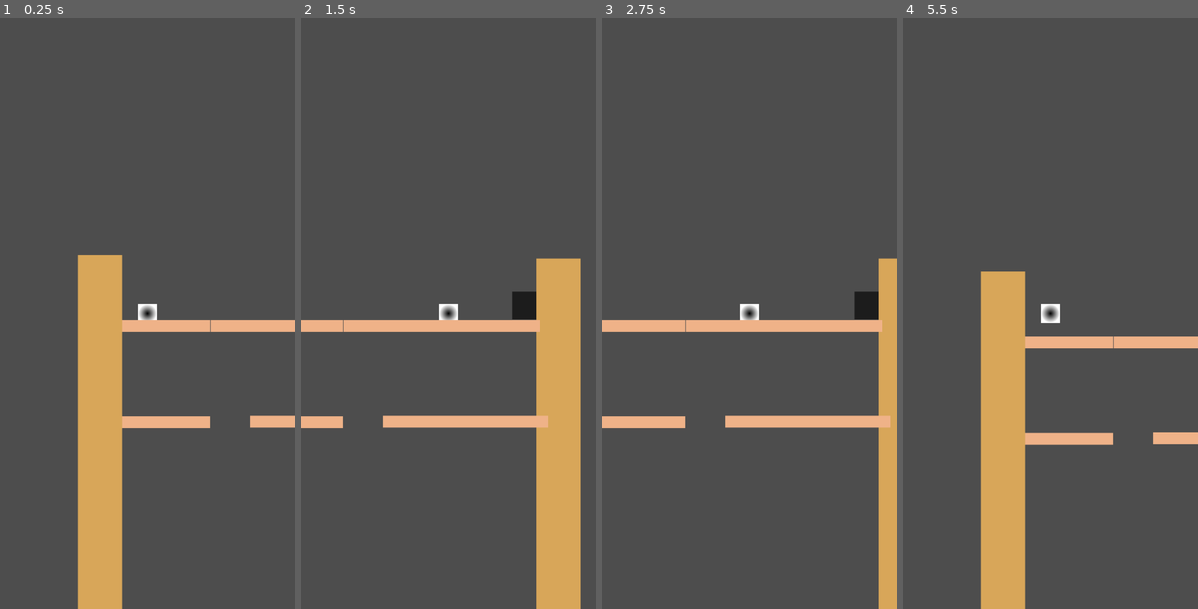
Above: before the commit, frames 1-4 (left to right).
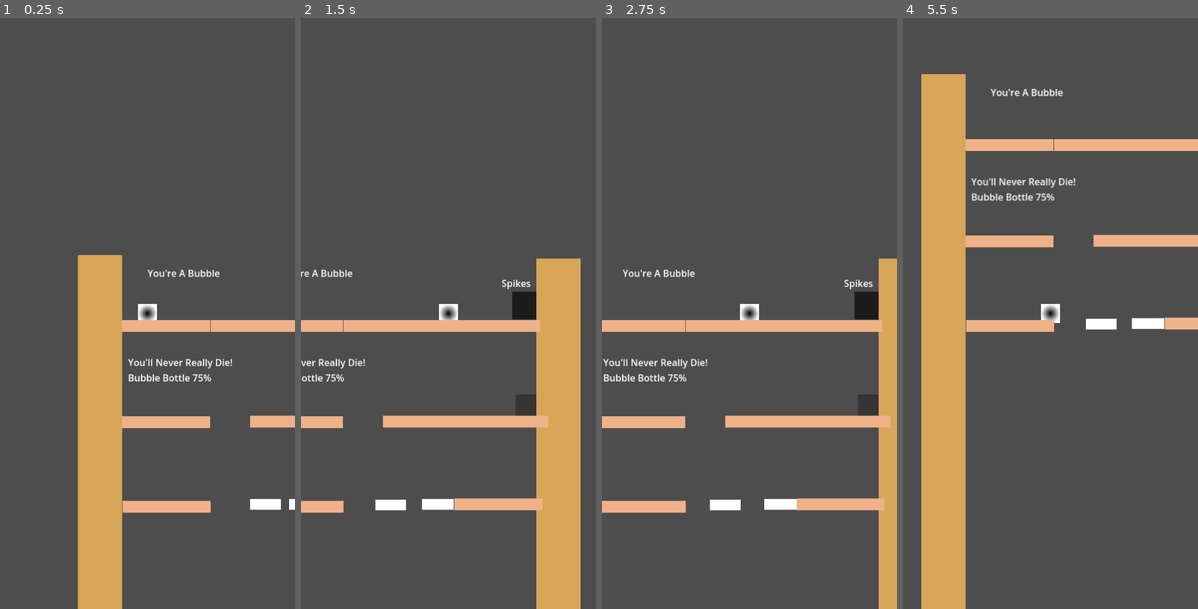
Above: after the commit, the same moments.

Repository: NicklasMiller/bubblegame
Game: Godot game, scene res://level_one_poc.tscn
Same seed, same stepped clock (60 frames per second), same inputs: the game is played once before the commit and once after it. This scene is started directly instead of the project's main scene.
Inputs:
- Up to frame 1 (0.25 s): no input
- Up to frame 2 (1.5 s): tap Enter (ui_accept) at 0.5, 0.77 s; hold Right (ui_right) from 0.53 s (still down)
- Up to frame 3 (2.75 s): tap Enter (ui_accept) at 1.52 s; release Right (ui_right) at 2.03 s; hold Left (ui_left) from 2.03 s (still down)
- Up to frame 4 (5.5 s): release Left (ui_left) at 2.78 s; hold Right (ui_right) 2.78-4.28 s; tap Enter (ui_accept) at 3.02, 3.77, 4.52 s; hold Left (ui_left) 4.28-5.03 s; hold Right (ui_right) from 5.03 s (still down)

The runs differ from the first frame. In frame 1, 1.5% of the frame differs, in the area x 41-100%, y 42-84%; in frame 2, 1.8%; in frame 3, 2.3%; in frame 4, 29%, in the area x 6-100%, y 9-100%.

Commit message:
Added more layers to level one poc

Diff:
--- a/Platforms/moving_platform.tscn
+++ b/Platforms/moving_platform.tscn
@@ -67,6 +67,9 @@
 "RESET": SubResource("Animation_et4fc")
 }
 
+[sub_resource type="RectangleShape2D" id="RectangleShape2D_cisbu"]
+size = Vector2(68, 27)
+
 [node name="MovingPlatform" type="Node2D"]
 
 [node name="LeftHalf" type="StaticBody2D" parent="."]
@@ -99,3 +102,9 @@
 }
 autoplay = "Platform_Move"
 script = ExtResource("1_gg7hv")
+
+[node name="Area2D" type="Area2D" parent="."]
+
+[node name="CollisionShape2D" type="CollisionShape2D" parent="Area2D"]
+position = Vector2(-18, 0.5)
+shape = SubResource("RectangleShape2D_cisbu")
--- /dev/null
+++ b/l_1_2_to_1_3_teleporter.gd
@@ -0,0 +1,20 @@
+extends Area2D
+
+@export var target_teleport_area: NodePath
+
+# Called when the node enters the scene tree for the first time.
+func _ready() -> void:
+	pass # Replace with function body.
+
+
+# Called every frame. 'delta' is the elapsed time since the previous frame.
+func _process(delta: float) -> void:
+	pass
+
+
+func _on_body_entered(body: Node2D) -> void:
+	print("Body Entered:" + body.name)
+	if body.name == "Character":
+		print("Player entered Teleporter")
+		var target_area = get_node(target_teleport_area)
+		body.global_position = target_area.global_position
--- a/level_one_poc.gd
+++ b/level_one_poc.gd
@@ -9,7 +9,3 @@
 # Called every frame. 'delta' is the elapsed time since the previous frame.
 func _process(delta: float) -> void:
 	pass
-
-
-func _on_l_1_1_to_1_2_teleporter_body_entered(body: Node2D) -> void:
-	pass # Replace with function body.
--- a/level_one_poc.tscn
+++ b/level_one_poc.tscn
@@ -6,12 +6,48 @@
 [ext_resource type="PackedScene" uid="uid://btew2ipfh2lw5" path="res://character.tscn" id="3_2pqvw"]
 [ext_resource type="PackedScene" uid="uid://bksihhto2m3hl" path="res://Platforms/platform.tscn" id="4_yanhm"]
 [ext_resource type="Script" path="res://l_1_1_to_1_2_teleporter.gd" id="6_w56lh"]
+[ext_resource type="Script" path="res://l_1_2_to_1_3_teleporter.gd" id="7_1gx2x"]
+[ext_resource type="PackedScene" uid="uid://c3xg24c70t3pv" path="res://Platforms/moving_platform.tscn" id="8_bg16m"]
 
 [sub_resource type="RectangleShape2D" id="RectangleShape2D_1js5j"]
 size = Vector2(51, 53)
 
 [sub_resource type="RectangleShape2D" id="RectangleShape2D_su8ka"]
 size = Vector2(40, 46)
+
+[sub_resource type="RectangleShape2D" id="RectangleShape2D_r15pm"]
+size = Vector2(35, 34)
+
+[sub_resource type="RectangleShape2D" id="RectangleShape2D_oiact"]
+size = Vector2(42, 51)
+
+[sub_resource type="CanvasItemMaterial" id="CanvasItemMaterial_yeta2"]
+
+[sub_resource type="GDScript" id="GDScript_3ipmq"]
+script/source = "extends Node2D
+
+@export var moving_body: NodePath
+
+var player_on_platform: CharacterBody2D = null
+
+# Called when the node enters the scene tree for the first time.
+func _ready() -> void:
+	pass # Replace with function body.
+
+
+# Called every frame. 'delta' is the elapsed time since the previous frame.
+func _process(delta: float) -> void:
+	pass
+
+func _on_area_2d_2_body_entered(body: Node2D) -> void:
+	if body.name == \"Character\":
+		player_on_platform = body
+
+
+func _on_area_2d_2_body_exited(body: Node2D) -> void:
+	if body.name == \"Character\":
+		player_on_platform = null
+"
 
 [node name="Level One PoC" type="Node2D"]
 script = ExtResource("1_e1vvv")
@@ -74,4 +110,60 @@
 [node name="L1_2_3" parent="." instance=ExtResource("4_yanhm")]
 position = Vector2(354, 158)
 
+[node name="Label" type="Label" parent="."]
+offset_left = 49.0
+offset_top = 14.0
+offset_right = 89.0
+offset_bottom = 37.0
+text = "You're A Bubble"
+
+[node name="Label2" type="Label" parent="."]
+offset_left = 424.0
+offset_top = 31.0
+offset_right = 464.0
+offset_bottom = 54.0
+text = "Spikes"
+
+[node name="Label3" type="Label" parent="."]
+offset_left = 16.0
+offset_top = 165.0
+offset_right = 194.0
+offset_bottom = 214.0
+text = "You'll Never Really Die!
+Bubble Bottle 75%"
+
+[node name="L1_2_To_1_3_Teleporter" type="Area2D" parent="."]
+script = ExtResource("7_1gx2x")
+target_teleport_area = NodePath("../L1_2_To_1_3_Receiver/CollisionShape2D")
+
+[node name="CollisionShape2D" type="CollisionShape2D" parent="L1_2_To_1_3_Teleporter"]
+position = Vector2(465, 249)
+shape = SubResource("RectangleShape2D_r15pm")
+
+[node name="ColorRect" type="ColorRect" parent="L1_2_To_1_3_Teleporter/CollisionShape2D"]
+offset_left = -17.0
+offset_top = -18.0
+offset_right = 18.0
+offset_bottom = 18.0
+color = Color(0.20871, 0.20871, 0.20871, 1)
+
+[node name="L1_2_To_1_3_Receiver" type="Area2D" parent="."]
+
+[node name="CollisionShape2D" type="CollisionShape2D" parent="L1_2_To_1_3_Receiver"]
+position = Vector2(30, 381)
+shape = SubResource("RectangleShape2D_oiact")
+
+[node name="StaticBody2D" parent="." instance=ExtResource("4_yanhm")]
+position = Vector2(7, 302)
+
+[node name="StaticBody2D2" parent="." instance=ExtResource("4_yanhm")]
+position = Vector2(344, 298)
+
+[node name="MovingPlatform" parent="." instance=ExtResource("8_bg16m")]
+material = SubResource("CanvasItemMaterial_yeta2")
+position = Vector2(243, 417)
+scale = Vector2(0.75, 0.75)
+script = SubResource("GDScript_3ipmq")
+
 [connection signal="body_entered" from="L1_1_To_1_2_Teleporter" to="L1_1_To_1_2_Teleporter" method="_on_body_entered"]
+[connection signal="body_entered" from="L1_2_To_1_3_Teleporter" to="L1_2_To_1_3_Teleporter" method="_on_body_entered"]
Not shown: 1 places in Platforms/moving_platform.tscn that only renumber resources
Not shown: 1 places in level_one_poc.tscn that only renumber resources
